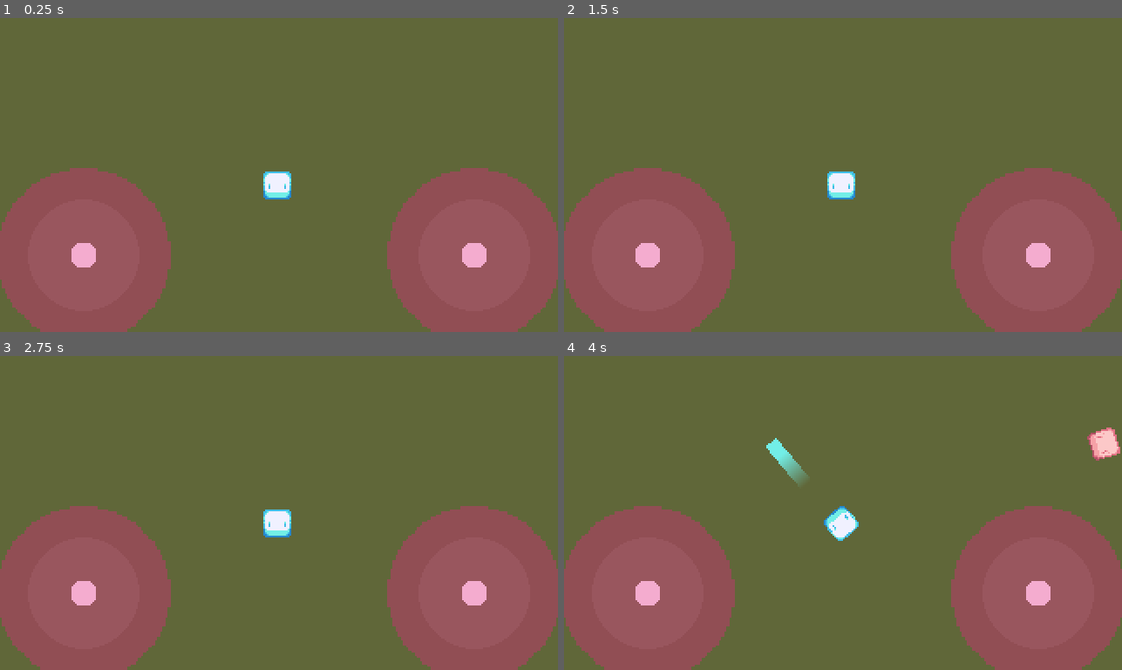
Above: before the commit, frames 1-4 (two rows, left to right).
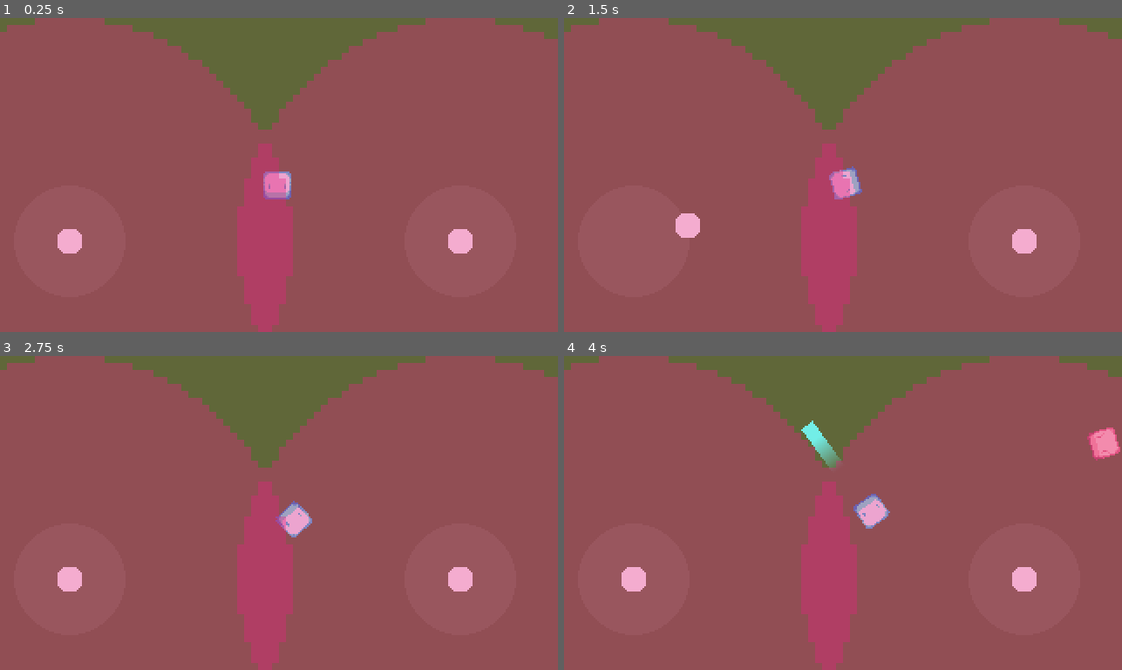
Above: after the commit, the same moments.

Repository: wyvernbw/godot-shooter-demo
Game: Godot game, scene res://world/World.tscn
Same seed, same stepped clock (60 frames per second), same inputs: the game is played once before the commit and once after it.
Inputs (mouse positions are in pixels of both pictures, inside the frame that each line leads up to):
- Up to frame 1 (0.25 s): no input
- Up to frame 2 (1.5 s): tap Enter at 0.5 s; move the mouse to (965, 159) at 0.52 s; click (965, 159) at 0.67 s; drag from (731, 190) to (815, 237) at 1.27 s
- Up to frame 3 (2.75 s): move the mouse to (334, 443) at 2.02 s; click (334, 443) at 2.17 s
- Up to frame 4 (4 s): drag from (815, 575) to (675, 465) at 2.77 s; move the mouse to (1010, 560) at 3.52 s; click (1010, 560) at 3.67 s

The runs differ from the first frame. In frame 1, 66% of the frame differs, in the area x 0-100%, y 0-100%; in frame 2, 66%; in frame 3, 66%; in frame 4, 67%.

Commit message:
Change joystick to TouchScreenButton

Diff:
--- a/gui/Joystick.tscn
+++ b/gui/Joystick.tscn
@@ -5,32 +5,30 @@
 [ext_resource path="res://gui/joystick.gd" type="Script" id=3]
 
 [sub_resource type="CircleShape2D" id=1]
-radius = 9.0
+radius = 64.0
 
-[node name="Joystick" type="Node2D"]
-position = Vector2( 63, 31 )
+[node name="Joystick" type="TouchScreenButton"]
+position = Vector2( 90, 47 )
+shape = SubResource( 1 )
+shape_centered = false
 script = ExtResource( 3 )
-search_radius = 50
+button_radius = 0
+search_radius = 64
 
-[node name="TouchScreenButton" type="TouchScreenButton" parent="."]
-normal = ExtResource( 2 )
-shape = SubResource( 1 )
+[node name="InnerCircle" type="Sprite" parent="."]
+texture = ExtResource( 2 )
 
 [node name="Zone" type="Sprite" parent="."]
 modulate = Color( 1, 1, 1, 0.0823529 )
-position = Vector2( 8, 8 )
 z_index = -1
 texture = ExtResource( 1 )
 
 [node name="SearchAreaPreview" type="Sprite" parent="."]
 modulate = Color( 0.894118, 0.137255, 0.501961, 0.372549 )
-position = Vector2( 8, 8 )
-scale = Vector2( 1.5625, 1.5625 )
+scale = Vector2( 2, 2 )
 texture = ExtResource( 1 )
 
 [node name="Center" type="Position2D" parent="."]
-position = Vector2( 8, 8 )
 
 [node name="RayCast2D" type="RayCast2D" parent="."]
-position = Vector2( 8, 8 )
 enabled = true
--- a/gui/joystick.gd
+++ b/gui/joystick.gd
@@ -1,5 +1,5 @@
 tool
-extends Node2D
+extends TouchScreenButton
 
 signal joystick_moved(dir)
 
@@ -7,13 +7,14 @@
 export var button_radius : int = 8
 export var search_radius : int = 128 setget set_search_radius
 
-onready var button := get_node("TouchScreenButton")
+onready var button := get_node("InnerCircle")
 
 var joystick_active : bool = false
 
 
 func _input(event : InputEvent) -> void:
 	if event is InputEventScreenTouch or event is InputEventScreenDrag:
+		print(event.position)
 		if in_search_area(event.position) or joystick_active:
 			button.global_position = event.position - Vector2(button_radius, button_radius)
 			joystick_active = true
--- a/world/World.tscn
+++ b/world/World.tscn
@@ -21,9 +21,11 @@
 
 [node name="MoveStick" parent="GUI" instance=ExtResource( 2 )]
 position = Vector2( 40, 128 )
+search_radius = 128
 
 [node name="ShootStick" parent="GUI" instance=ExtResource( 2 )]
 position = Vector2( 264, 128 )
+search_radius = 128
 
 [node name="SpawnTimer" type="Timer" parent="."]
 wait_time = 3.0
